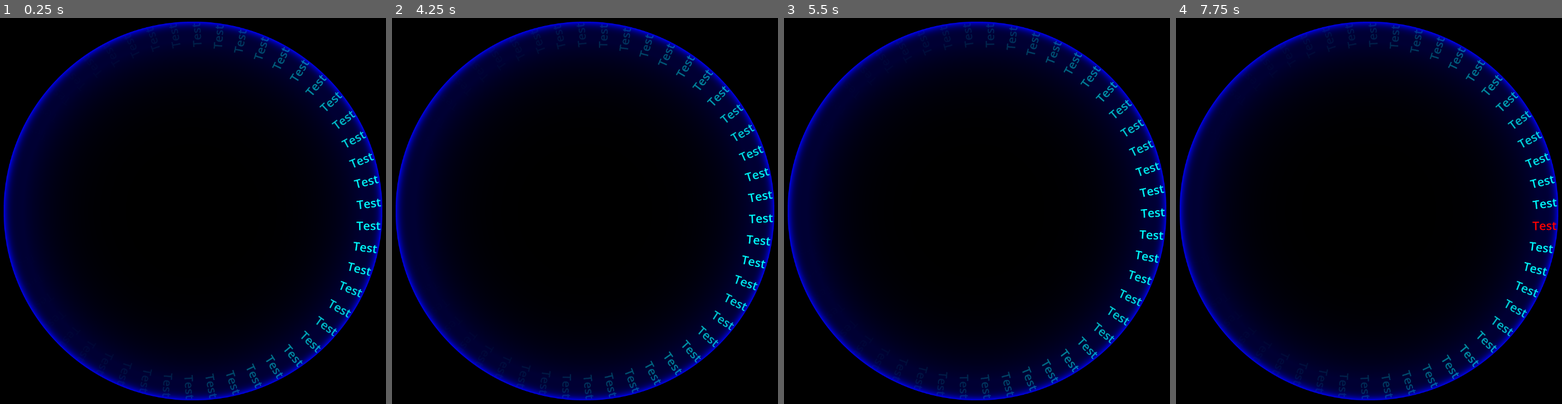
Above: before the commit, frames 1-4 (left to right).
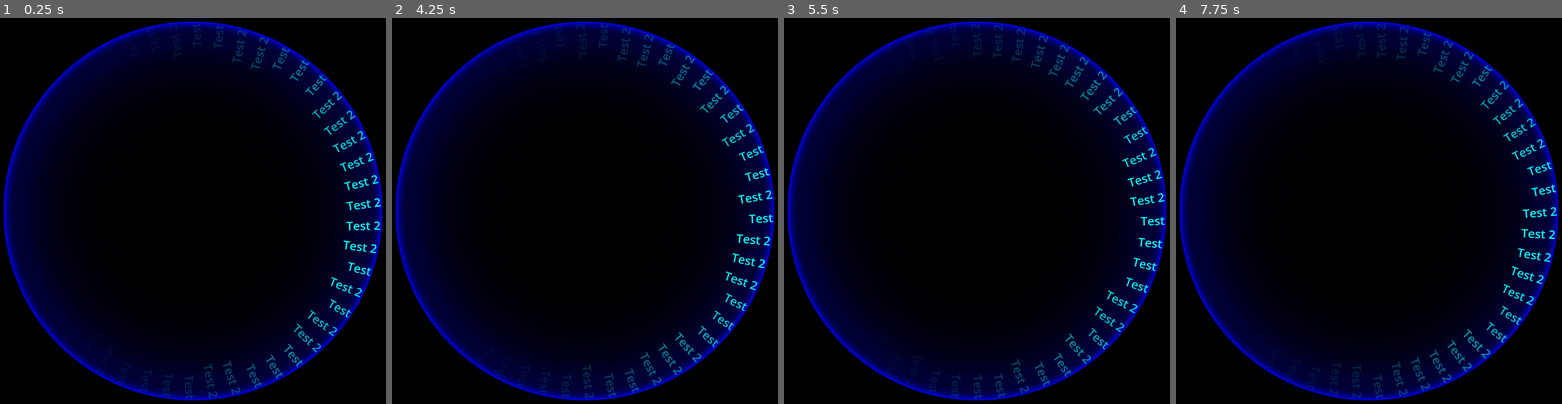
Above: after the commit, the same moments.

Repository: Heros-Tempus/Spinning-Wheel
Game: Godot game, scene res://root.tscn
Two runs of this game, one before a commit and one after it. Both use one fixed random seed, a clock stepped at 60 frames per second and the inputs below.
Inputs (mouse positions are in pixels of both pictures, inside the frame that each line leads up to):
- Up to frame 1 (0.25 s): no input
- Up to frame 2 (4.25 s): tap Enter at 0.5, 2, 3.5 s; move the mouse to (681, 187) at 0.52 s; hold D 0.53-1.28 s; tap B at 0.6 s; click (681, 187) at 0.67 s; tap Space at 0.77, 1.25, 1.52, 2.75, 3.02, 3.77 s; move the mouse to (496, 234) at 1.27 s; hold S 1.28-2.03 s; tap C at 1.35 s; click (496, 234) at 1.42 s; move the mouse to (627, 114) at 2.02 s; hold D 2.03-2.78 s; tap E at 2.1 s; click (627, 114) at 2.17 s; move the mouse to (561, 299) at 2.77 s; hold W 2.78-3.53 s; tap F at 2.85 s; click (561, 299) at 2.92 s; move the mouse to (716, 276) at 3.52 s; hold A from 3.53 s (still down); tap G at 3.6 s; click (716, 276) at 3.67 s; tap F1 (spin) at 4.15 s
- Up to frame 3 (5.5 s): move the mouse to (845, 145) at 4.27 s; tap H at 4.35 s; click (845, 145) at 4.42 s; tap Space at 4.52 s; move the mouse to (1000, 211) at 5.02 s; release A at 5.03 s; hold S from 5.03 s (still down); tap I at 5.1 s; click (1000, 211) at 5.17 s
- Up to frame 4 (7.75 s): move the mouse to (1303, 102) at 5.77 s; release S at 5.78 s; hold D 5.78-6.53 s; tap J at 5.85 s; click (1303, 102) at 5.92 s; tap Space at 6.02, 6.77, 7.52 s; move the mouse to (1465, 187) at 6.52 s; hold W 6.53-7.28 s; tap K at 6.6 s; click (1465, 187) at 6.67 s; move the mouse to (1280, 234) at 7.27 s; hold D from 7.28 s (still down); tap L at 7.35 s; click (1280, 234) at 7.42 s

The runs differ from the first frame. In frame 1, 1.6% of the frame differs, in the area x 52-99%, y 2-99%; in frame 2, 1.4%; in frame 3, 3.4%; in frame 4, 3.5%, in the area x 39-99%, y 1-99%.

Commit message:
Added sound

Diff:
--- /dev/null
+++ b/default_bus_layout.tres
@@ -0,0 +1,22 @@
+[gd_resource type="AudioBusLayout" load_steps=3 format=3 uid="uid://du37nwkwqrasu"]
+
+[sub_resource type="AudioEffectHighShelfFilter" id="AudioEffectHighShelfFilter_mh435"]
+resource_name = "HighShelfFilter"
+resonance = 0.75
+gain = 0.25
+
+[sub_resource type="AudioEffectNotchFilter" id="AudioEffectNotchFilter_cpepx"]
+resource_name = "NotchFilter"
+db = 2
+
+[resource]
+bus/1/name = &"click"
+bus/1/solo = false
+bus/1/mute = false
+bus/1/bypass_fx = false
+bus/1/volume_db = 6.02
+bus/1/send = &"Master"
+bus/1/effect/0/effect = SubResource("AudioEffectHighShelfFilter_mh435")
+bus/1/effect/0/enabled = true
+bus/1/effect/1/effect = SubResource("AudioEffectNotchFilter_cpepx")
+bus/1/effect/1/enabled = true
--- a/main.gd
+++ b/main.gd
@@ -49,6 +49,14 @@
 "1":KEY_1, "2":KEY_2, "3":KEY_3, "4":KEY_4, "5":KEY_5, "6":KEY_6, "7":KEY_7, "8":KEY_8, "9":KEY_9, "0":KEY_0,
 "kp1":KEY_KP_1, "kp2":KEY_KP_2, "kp3":KEY_KP_3, "kp4":KEY_KP_4, "kp5":KEY_KP_5,
 "kp6":KEY_KP_6, "kp7":KEY_KP_7, "kp8":KEY_KP_8, "kp9":KEY_KP_9, "kp0":KEY_KP_0, }
+
+var position = 0
+
+var spin_down_arr = [0, 1000, 975]
+var spin_down_rate = 0.99
+
+var font_size = 64
+var circle_radius = 0.495
 
 # Called when the node enters the scene tree for the first time.
 func _ready():
@@ -68,11 +76,10 @@
 	DisplayServer.window_set_size(window_size)
 	if output_side == "left":
 		$BoxContainer/VBoxContainer/circle.rotation_degrees = 90
+	position = $BoxContainer/VBoxContainer/circle.get_child(0).get_progress_ratio()
 
 func fill_wheel():
-	#duplicate 100 randomly selected nodes from text
-	#position items
-	for a in 200:
+	for a in 2000:
 		if a*WHEELSPACING < 1:
 			var b = add_label((input.pick_random()))
 			b.set_progress_ratio(a*WHEELSPACING)
@@ -131,6 +138,8 @@
 	randomize()
 	if rot:
 		for p in $BoxContainer/VBoxContainer/circle.get_children():
+			if (p.get_progress_ratio() + (delta * speed)) > 1:
+				p.get_child(0).text = ""
 			if p.get_child(0).text == "":
 				if input.pick_random():
 					p.get_child(0).text = input.pick_random()
@@ -142,12 +151,16 @@
 			var col = Color(text_color, normal(p.get_progress_ratio()))
 			var settings = LabelSettings.new()
 			p.get_child(0).label_settings = set_label_settings(settings, col)
-			if p.get_progress_ratio()+delta > 1:
-				p.get_child(0).text = ""
-		if randi_range(0,1000) > 950:
+		var displacement = $BoxContainer/VBoxContainer/circle.get_child(0).get_progress_ratio() - position
+		if displacement >= 0.04 or displacement < 0:
+			position = $BoxContainer/VBoxContainer/circle.get_child(0).get_progress_ratio()
+			$AudioStreamPlayer.play()
+		else:
+			pass
+		if randi_range(spin_down_arr[0],spin_down_arr[1]) > spin_down_arr[2]:
 			slowdown = true
 		if slowdown:
-			speed = speed*0.9
+			speed = speed * spin_down_rate
 		if is_equal_approx(speed,0):
 			speed = 0
 			rot = false
@@ -166,7 +179,6 @@
 	if text:
 		l.text = text
 	l.label_settings = LabelSettings.new()
-	l.label_settings.font_size = FONTSIZE
 	if output_side == "right":
 		l.rotation_degrees = -90
 	if output_side == "left":
@@ -224,10 +236,12 @@
 	slowdown = false
 	slowdown_total = 0
 	a = -1
+	input = load_file(file_path)
+	$AudioStreamPlayer.set_pitch_scale(1)
 
 func set_label_settings(setting, col):
 	setting.font_color = col
-	setting.font_size = 64
+	setting.font_size = font_size
 	setting.outline_size = 10
 	setting.outline_color = Color(0,0,0,normal(a*WHEELSPACING))
 	return setting
--- a/root.tscn
+++ b/root.tscn
@@ -1,10 +1,11 @@
-[gd_scene load_steps=5 format=3 uid="uid://270dkmk0hf28"]
+[gd_scene load_steps=6 format=3 uid="uid://270dkmk0hf28"]
 
 [ext_resource type="Script" path="res://main.gd" id="1_dmuqu"]
 [ext_resource type="Script" path="res://circle.gd" id="2_7h31i"]
+[ext_resource type="AudioStream" uid="uid://4f3r6yd8w7s1" path="res://wheel click.mp3" id="4_3t6jd"]
 [ext_resource type="Texture2D" uid="uid://cxdwwj5hafosi" path="res://black-wheel.png" id="4_aaaqx"]
 
-[sub_resource type="Curve2D" id="Curve2D_vt3yw"]
+[sub_resource type="Curve2D" id="Curve2D_li1nk"]
 _data = {
 "points": PackedVector2Array(0, 0, 0, 0, 0, -1000, 0, 0, 0, 0, 19.6337, -999.807, 0, 0, 0, 0, 39.2598, -999.229, 0, 0,  …(9755 unchanged characters)…
 }
@@ -40,11 +41,15 @@
 [node name="circle" type="Path2D" parent="BoxContainer/VBoxContainer"]
 rotation = -1.5708
 scale = Vector2(0.495038, 0.495038)
-curve = SubResource("Curve2D_vt3yw")
+curve = SubResource("Curve2D_li1nk")
 script = ExtResource("2_7h31i")
 
 [node name="Wheel" type="Sprite2D" parent="BoxContainer/VBoxContainer"]
 z_index = -2
 texture = ExtResource("4_aaaqx")
 
+[node name="AudioStreamPlayer" type="AudioStreamPlayer" parent="."]
+stream = ExtResource("4_3t6jd")
+bus = &"click"
+
 [connection signal="gui_input" from="BoxContainer" to="." method="_on_box_container_gui_input"]
Not shown, changed: item-list.txt
Not shown, added: sine.mp3.import
Not shown, added: wheel click.mp3.import
Not shown, changed: export.zip
Not shown, changed: export/text wheel.pck
Not shown, added: sine.mp3
Not shown, added: wheel click.mp3
